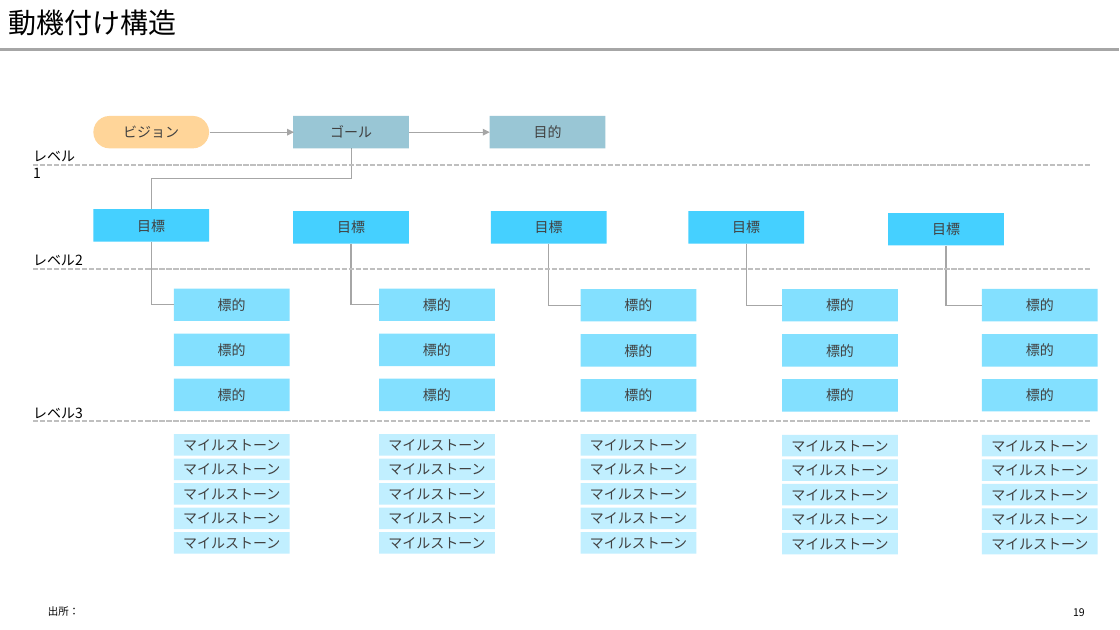
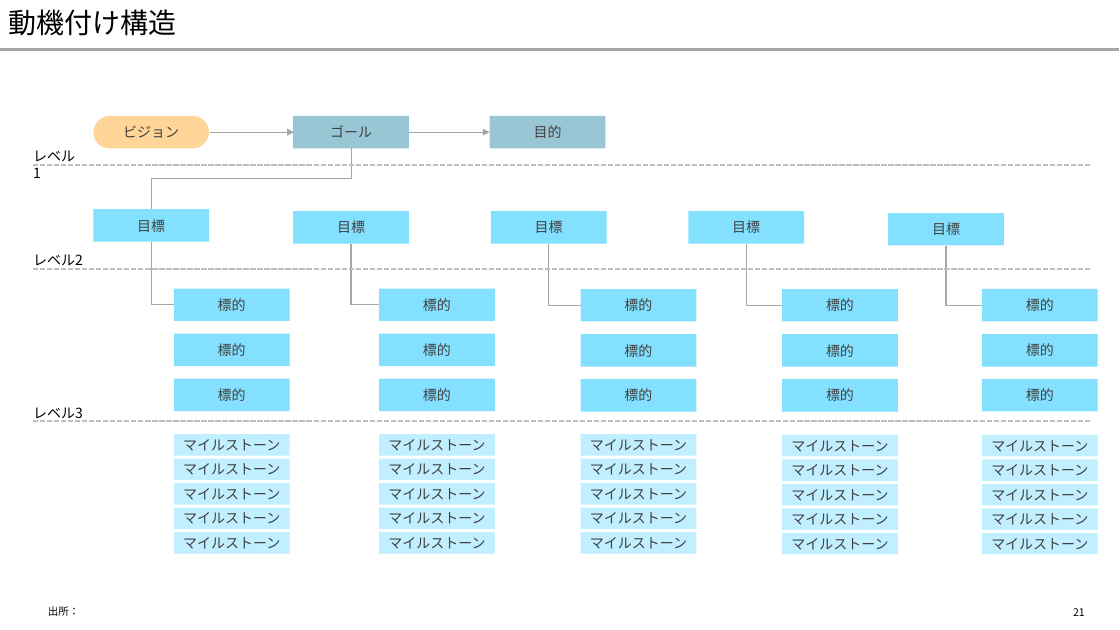
Before and after one commit to yuzucha16/dotfiles, a slide deck: slide 21 of office/Blank.potx (slide 19 before the commit). Drawn at 1120x630 pixels with LibreOffice and Linux fonts; fonts in the diff are those of the drawing. Boxes give left, top, right and bottom in pixels: in the first picture for what was removed or moved away, otherwise in the second. Text is boxed around its words. In the diff, an @@ line names an element or a change of style, - is before the commit and + after.

```diff
--- a/office/Blank.potx
+++ b/office/Blank.potx
@@ fill #45D0FF to #83E0FF in 5 elements at [93, 209, 209, 242], [293, 211, 409, 244], [491, 211, 607, 244], [688, 211, 804, 244], [888, 213, 1004, 246] @@
@@ page number at [1073, 608, 1085, 616]: text changed @@
-19
+21
```
Also in this commit, not shown: 3 other slides changed, 3 slides added, 1 other file.
